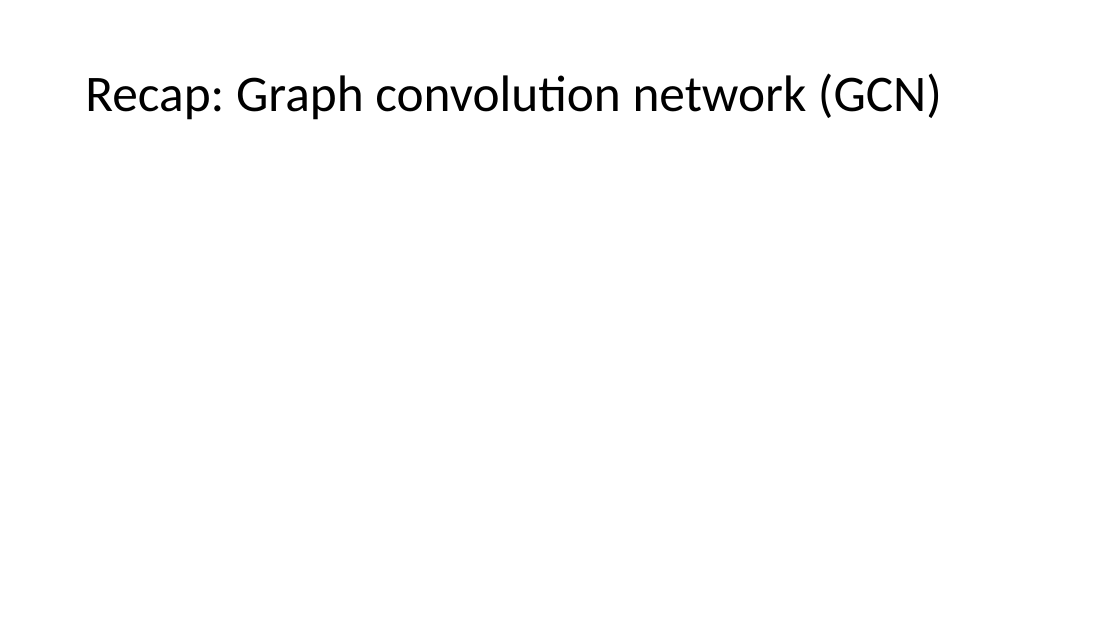
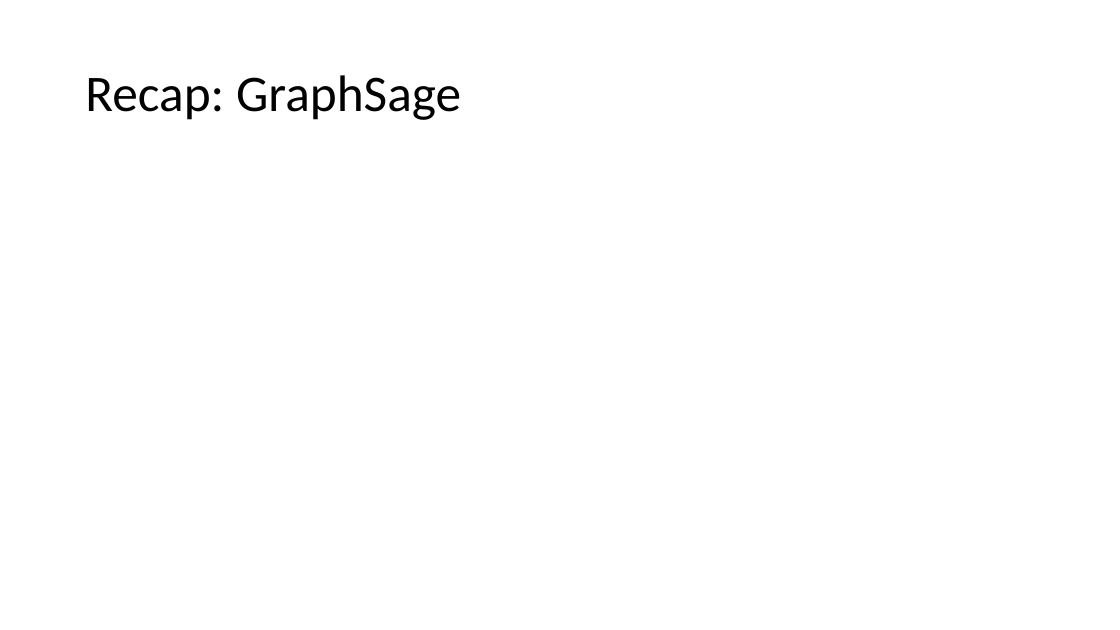
Before and after one commit to dglai/WWW20-Hands-on-Tutorial, a slide deck: slide 7 of large_graphs/sampling.pptx. Drawn at 1120x630 pixels with LibreOffice and Linux fonts; fonts in the diff are those of the drawing; grey boxes stand for pictures. Boxes give left, top, right and bottom in pixels: in the first picture for what was removed or moved away, otherwise in the second. Text is boxed around its words. In the diff, an @@ line names an element or a change of style, - is before the commit and + after.

```diff
--- a/large_graphs/sampling.pptx
+++ b/large_graphs/sampling.pptx
@@ title at [85, 75, 461, 120]: text changed @@
-Recap: Graph convolution network (GCN)
+Recap: GraphSage
```
Also in this commit, not shown: 4 other slides changed, 1 slide added, 1 slide removed.
